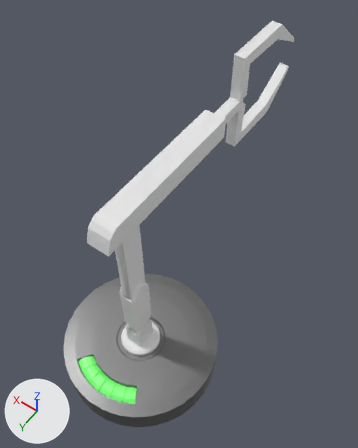
Before and after pictures for a commit that changed the FBX model Assets/Characters/Char1.fbx.
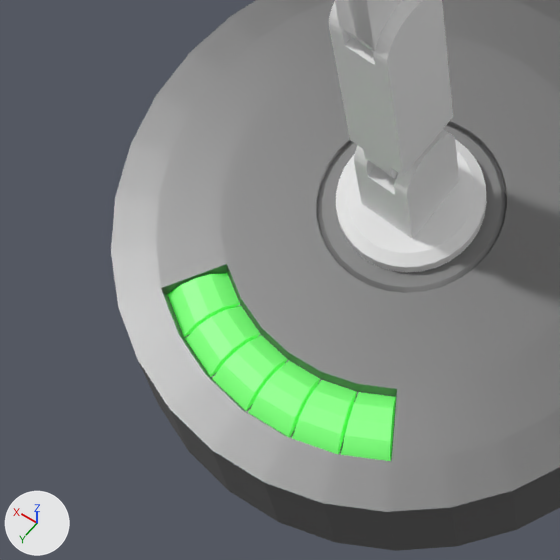
Each version appears first whole from a 50 mm lens placed at (-2.04, 2.0, 6.55), pointed at (0.1, -0.99, 1.85), and next in a close-up on the part from 10% to 50% of the width and 64% to 96% of the height. Arrows for +X, +Y and +Z are at lower left; the lights stay in place. Where no turn or scale is listed for an object, it has been applied to the vertices.

Names of what the first close-up shows: 'ARM', 'Body'.
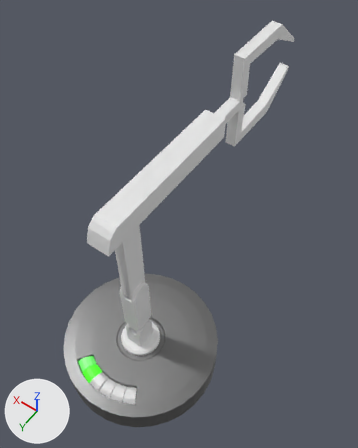
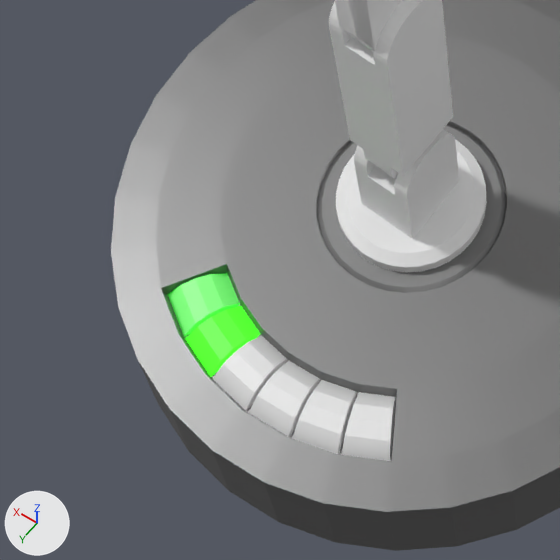
Location of each change, (x1, y1, x2, y2) in pixels of the close-ups (560 x 560 px):
part 1 of me_cylinder, recoloured: (185, 306, 260, 377) in both
part 2 of me_cylinder, recoloured (green to white): (212, 335, 288, 411) in both
part 3 of me_cylinder, recoloured (green to white): (248, 361, 320, 438) in both
part 4 of me_cylinder, recoloured (green to white): (292, 380, 357, 454) in both
part 5 of me_cylinder, recoloured (green to white): (341, 392, 396, 461) in both

Patch to the scene script:
```diff
--- a/Assets/Characters/Char1.fbx.py
+++ b/Assets/Characters/Char1.fbx.py
@@ mat_charge_indicator_6 @@
+mat_charge_indicator_6 = principled_material('Charge indicator 6')
+mat_charge_indicator_6.base_color = (0.8, 0.8, 0.8)  # white #e7e7e7
@@ mat_charge_indicator_2 @@
+mat_charge_indicator_2 = principled_material('Charge Indicator 2')
+mat_charge_indicator_2.base_color = (0.0453, 0.8, 0.0112)  # green #3ce71b
+mat_charge_indicator_2.emission_color = (0.0656, 1.0, 0.024)  # green #48ff2b
+mat_charge_indicator_2.emission_strength = 1.0
@@ mat_charge_indicator_3 @@
+mat_charge_indicator_3 = principled_material('Charge Indicator 3')
+mat_charge_indicator_3.base_color = (0.8, 0.8, 0.8)  # white #e7e7e7
@@ mat_charge_indicator_5 @@
+mat_charge_indicator_5 = principled_material('Charge Indicator 5')
+mat_charge_indicator_5.base_color = (0.8, 0.8, 0.8)  # white #e7e7e7
@@ mat_charge_indicator_4 @@
+mat_charge_indicator_4 = principled_material('Charge Indicator 4')
+mat_charge_indicator_4.base_color = (0.8, 0.8, 0.8)  # white #e7e7e7
@@ me_cylinder @@
 me_cylinder.from_pydata(...)  # 681 vertices, 731 faces; spans x -1.0..1.0, y -1.0..1.0, z -0.22..0.22
 # used by ob_body; location = (0.0, 0.0, 0.327)
+# me_cylinder part 1: 12 of the faces centred in x 0.13..0.31, y 0.62..0.8, z 0.17..0.21 switch from mat_charge_indicator (green #8ce787) to mat_charge_indicator_2 (green #3ce71b)
+# me_cylinder part 2: 12 of the faces centred in x 0.0..0.16, y 0.65..0.82, z 0.17..0.21 switch from mat_charge_indicator (green #8ce787) to mat_charge_indicator_3 (white #e7e7e7)
+# me_cylinder part 3: 12 of the faces centred in x -0.16..0.0, y 0.65..0.82, z 0.17..0.21 switch from mat_charge_indicator (green #8ce787) to mat_charge_indicator_4 (white #e7e7e7)
+# me_cylinder part 4: 12 of the faces centred in x -0.31..-0.13, y 0.62..0.8, z 0.17..0.21 switch from mat_charge_indicator (green #8ce787) to mat_charge_indicator_5 (white #e7e7e7)
+# me_cylinder part 5: 12 of the faces centred in x -0.45..-0.26, y 0.56..0.75, z 0.17..0.21 switch from mat_charge_indicator (green #8ce787) to mat_charge_indicator_6 (white #e7e7e7)
 me_cylinder.materials.append(mat_body)
```
